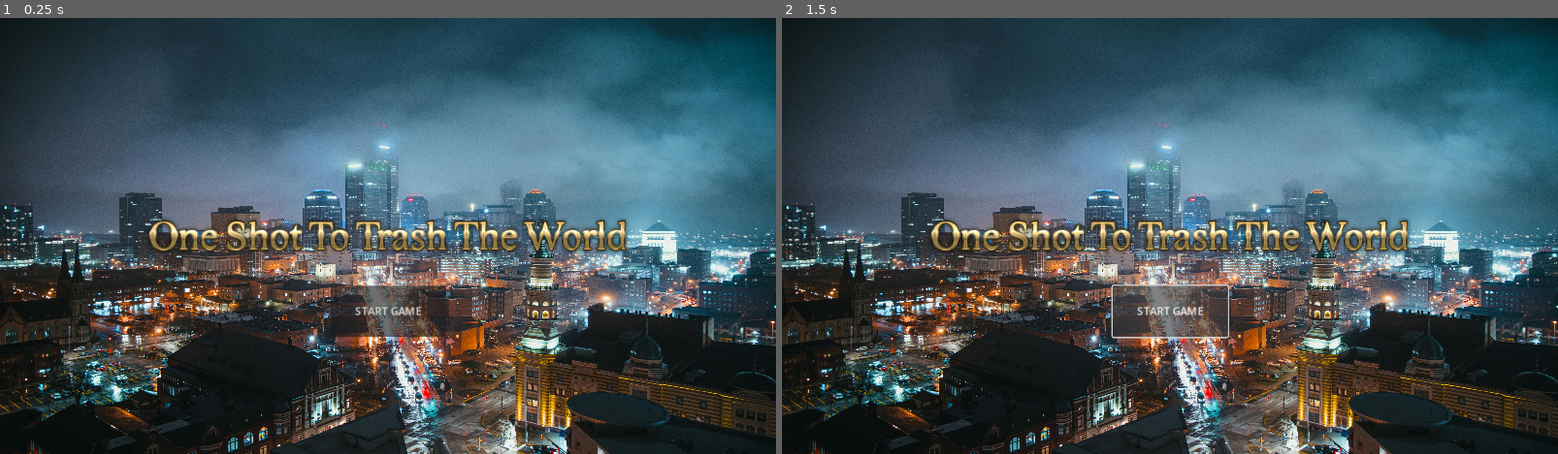
Above: before the commit, frames 1-2 (left to right).
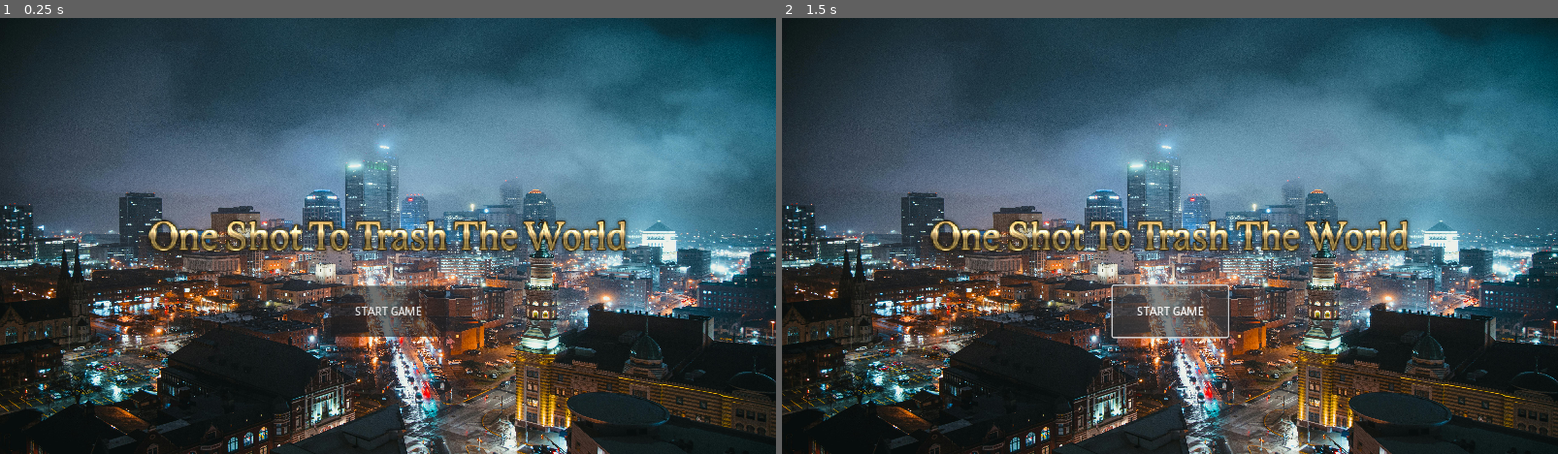
Above: after the commit, the same moments.

Repository: TreSmith/JameGamGameJam
Game: Godot game, scene res://Scenes/UI/main_menu.tscn
The game is run twice, just before and just after one commit, with the same random seed, the same clock (stepped at 60 frames per second) and the same inputs.
Inputs:
- Up to frame 1 (0.25 s): no input
- Up to frame 2 (1.5 s): click "START GAME" at 0.5 s; click "START GAME" at 1.25 s

The runs differ from the first frame. In frame 1, 0.6% of the frame differs, in the area x 0-100%, y 32-100%; in frame 2, 0.6%.

Commit message:
Adding Card scene
Added card scene
Added main theme
Added font to main theme

Diff:
--- /dev/null
+++ b/Scenes/Components/card.tscn
@@ -0,0 +1,41 @@
+[gd_scene load_steps=3 format=3 uid="uid://dajxjx2fy2sfo"]
+
+[ext_resource type="Theme" uid="uid://cfoqgywdsmi8h" path="res://main_theme.tres" id="1_7u2p4"]
+
+[sub_resource type="RectangleShape2D" id="RectangleShape2D_l7gt6"]
+size = Vector2(50, 60)
+
+[node name="Card" type="Control"]
+layout_mode = 3
+anchors_preset = 0
+offset_right = 50.0
+offset_bottom = 60.0
+theme = ExtResource("1_7u2p4")
+
+[node name="Color" type="ColorRect" parent="."]
+layout_mode = 1
+anchors_preset = 15
+anchor_right = 1.0
+anchor_bottom = 1.0
+grow_horizontal = 2
+grow_vertical = 2
+color = Color(0.239216, 0, 0.945098, 1)
+
+[node name="State" type="Label" parent="."]
+layout_mode = 1
+anchors_preset = 15
+anchor_right = 1.0
+anchor_bottom = 1.0
+grow_horizontal = 2
+grow_vertical = 2
+text = "State"
+horizontal_alignment = 1
+vertical_alignment = 1
+
+[node name="DropPointDetector" type="Area2D" parent="."]
+collision_mask = 2
+monitorable = false
+
+[node name="CollisionShape2D" type="CollisionShape2D" parent="DropPointDetector"]
+position = Vector2(25, 30)
+shape = SubResource("RectangleShape2D_l7gt6")
--- /dev/null
+++ b/main_theme.tres
@@ -0,0 +1,6 @@
+[gd_resource type="Theme" load_steps=2 format=3 uid="uid://cfoqgywdsmi8h"]
+
+[ext_resource type="FontFile" uid="uid://cc4phoouitjxl" path="res://Tiny5-Regular.ttf" id="1_75q12"]
+
+[resource]
+default_font = ExtResource("1_75q12")
--- a/project.godot
+++ b/project.godot
@@ -24,6 +24,12 @@
 
 window/stretch/mode="canvas_items"
 
+[layer_names]
+
+2d_physics/layer_1="card_target_selector"
+2d_physics/layer_2="card_drop_area"
+
 [rendering]
 
+textures/canvas_textures/default_texture_filter=0
 renderer/rendering_method="mobile"
Binary file added: Tiny5-Regular.ttf
Not shown, added: Tiny5-Regular.ttf.import
